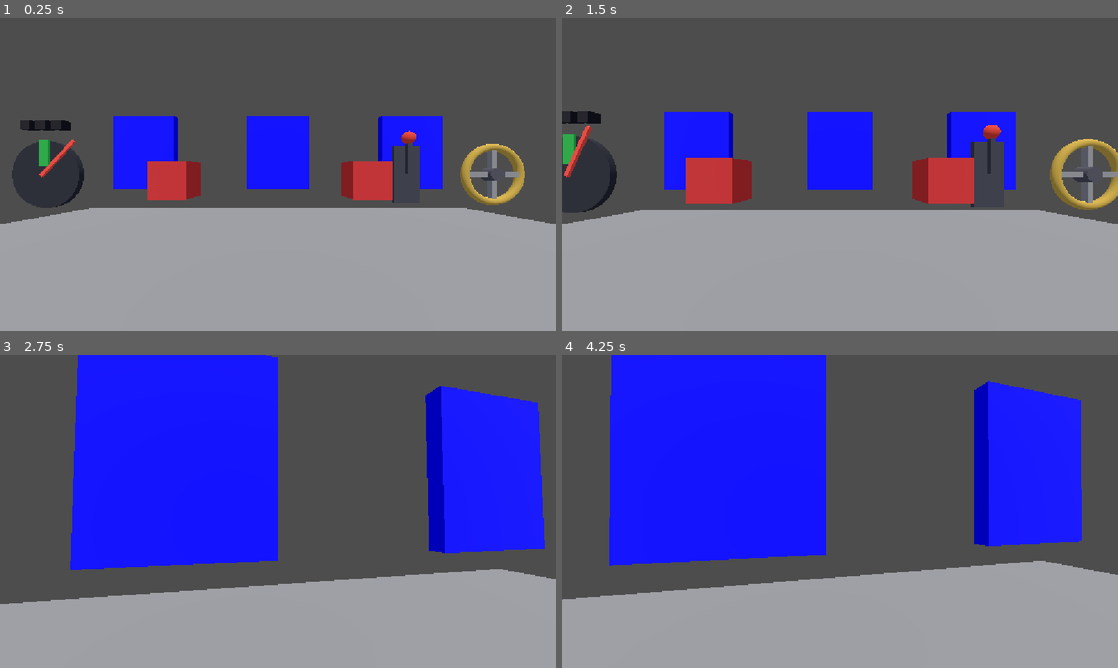
Above: before the commit, frames 1-4 (two rows, left to right).
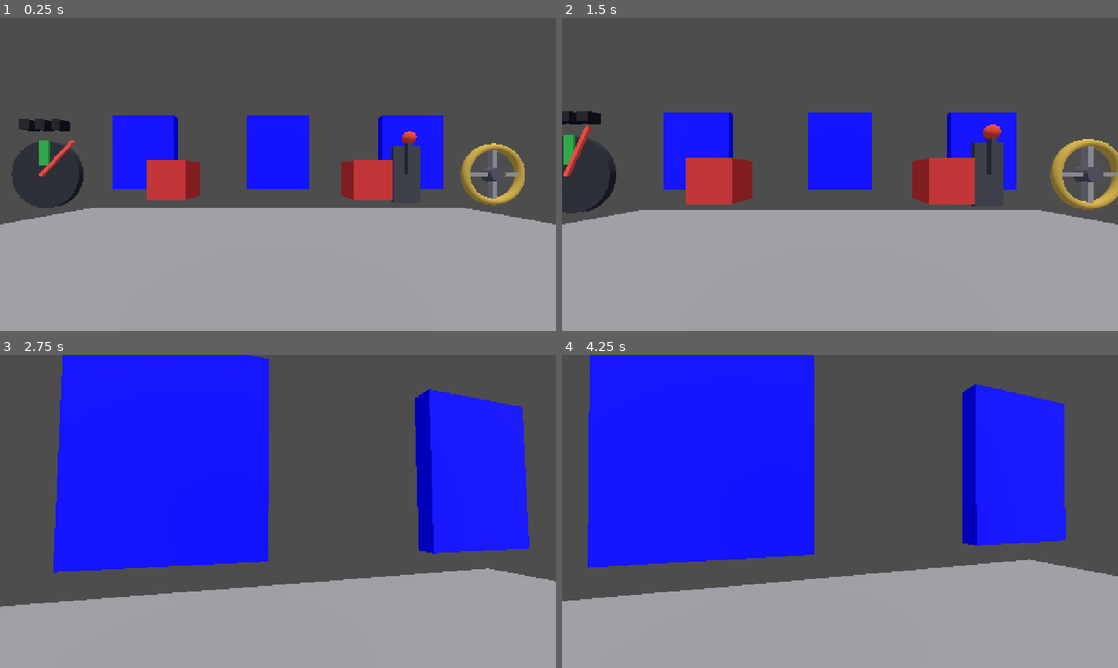
Above: after the commit, the same moments.

Repository: WasteIy/InovaJam
Game: Godot game, scene res://Game/demo.tscn
The game is run twice, just before and just after one commit, with the same random seed, the same clock (stepped at 60 frames per second) and the same inputs.
Inputs (mouse positions are in pixels of both pictures, inside the frame that each line leads up to):
- Up to frame 1 (0.25 s): no input
- Up to frame 2 (1.5 s): tap Enter at 0.5 s; move the mouse to (867, 174) at 0.52 s; hold E (interact) 0.53-1.28 s; hold W (move_forward) from 0.53 s (still down); move the mouse to (812, 174) at 1.27 s; tap R (rewind) at 1.35 s
- Up to frame 3 (2.75 s): keep holding W (move_forward); move the mouse to (289, 505) at 2.02 s; hold E (interact) from 2.03 s (still down)
- Up to frame 4 (4.25 s): keep holding W (move_forward); move the mouse to (834, 517) at 2.77 s; release E (interact) at 2.78 s; tap R (rewind) at 2.85 s; move the mouse to (878, 514) at 3.52 s; hold E (interact) from 3.53 s (still down); tap Escape (Esc, bound only after the commit) at 4.15 s

The runs differ from the first frame. In frame 1, 0.7% of the frame differs, in the area x 0-100%, y 31-66%; in frame 2, 0.7%; in frame 3, 7.3%; in frame 4, 8.3%, in the area x 0-100%, y 0-79%.

Commit message:
Faz o menu de opções

Diff:
--- /dev/null
+++ b/Game/Menu/MainMenu/MainMenu.tscn
@@ -0,0 +1,186 @@
+[gd_scene format=3 uid="uid://dpo7isu2b6qq6"]
+
+[ext_resource type="Script" uid="uid://fxtpj67btrlg" path="res://Game/Menu/OptionsMenu/options_menu.gd" id="1_ivl0h"]
+
+[sub_resource type="StyleBoxFlat" id="StyleBoxFlat_capps"]
+bg_color = Color(0.3, 0.3, 0.3, 1)
+corner_radius_top_left = 20
+corner_radius_top_right = 20
+corner_radius_bottom_right = 20
+corner_radius_bottom_left = 20
+
+[node name="CanvasLayer" type="CanvasLayer" unique_id=1489668487]
+
+[node name="PanelContainer" type="PanelContainer" parent="." unique_id=1220915211]
+anchors_preset = 15
+anchor_right = 1.0
+anchor_bottom = 1.0
+grow_horizontal = 2
+grow_vertical = 2
+
+[node name="MainMenu" type="Control" parent="PanelContainer" unique_id=1749053435]
+layout_mode = 2
+
+[node name="VBoxContainer" type="VBoxContainer" parent="PanelContainer/MainMenu" unique_id=566757963]
+custom_minimum_size = Vector2(500, 0)
+layout_mode = 1
+anchors_preset = 15
+anchor_right = 1.0
+anchor_bottom = 1.0
+offset_left = 326.0
+offset_right = -326.0
+size_flags_horizontal = 4
+theme_override_constants/separation = 113
+alignment = 1
+
+[node name="RichTextLabel" type="RichTextLabel" parent="PanelContainer/MainMenu/VBoxContainer" unique_id=1215207585]
+custom_minimum_size = Vector2(206.635, 0)
+layout_mode = 2
+theme_override_font_sizes/normal_font_size = 40
+bbcode_enabled = true
+text = "[center]Inova Jam - 2026"
+fit_content = true
+
+[node name="VBoxContainer" type="VBoxContainer" parent="PanelContainer/MainMenu/VBoxContainer" unique_id=757844667]
+custom_minimum_size = Vector2(300, 0)
+custom_maximum_size = Vector2(300, -1)
+layout_mode = 2
+size_flags_horizontal = 4
+alignment = 1
+
+[node name="StartGame_button" type="Button" parent="PanelContainer/MainMenu/VBoxContainer/VBoxContainer" unique_id=1808193108]
+layout_mode = 2
+text = "Start Game"
+
+[node name="Options_button" type="Button" parent="PanelContainer/MainMenu/VBoxContainer/VBoxContainer" unique_id=1950274854]
+layout_mode = 2
+text = "Options"
+
+[node name="Quit_button" type="Button" parent="PanelContainer/MainMenu/VBoxContainer/VBoxContainer" unique_id=50993707]
+layout_mode = 2
+text = "Quit"
+
+[node name="OptionsMenu" type="Control" parent="PanelContainer" unique_id=1445916753]
+layout_mode = 2
+script = ExtResource("1_ivl0h")
+
+[node name="MarginContainer" type="MarginContainer" parent="PanelContainer/OptionsMenu" unique_id=586157542]
+layout_mode = 1
+anchors_preset = 15
+anchor_right = 1.0
+anchor_bottom = 1.0
+grow_horizontal = 2
+grow_vertical = 2
+theme_override_constants/margin_left = 100
+theme_override_constants/margin_top = 20
+theme_override_constants/margin_right = 100
+theme_override_constants/margin_bottom = 20
+
+[node name="Panel" type="Panel" parent="PanelContainer/OptionsMenu/MarginContainer" unique_id=1588096321]
+layout_mode = 2
+theme_override_styles/panel = SubResource("StyleBoxFlat_capps")
+
+[node name="MarginContainer" type="MarginContainer" parent="PanelContainer/OptionsMenu/MarginContainer/Panel" unique_id=1914990427]
+layout_mode = 1
+anchors_preset = 15
+anchor_right = 1.0
+anchor_bottom = 1.0
+grow_horizontal = 2
+grow_vertical = 2
+theme_override_constants/margin_left = 20
+theme_override_constants/margin_top = 20
+theme_override_constants/margin_right = 20
+theme_override_constants/margin_bottom = 20
+
+[node name="VBoxContainer" type="VBoxContainer" parent="PanelContainer/OptionsMenu/MarginContainer/Panel/MarginContainer" unique_id=1401270146]
+layout_mode = 2
+
+[node name="MainVideoLabel" type="Label" parent="PanelContainer/OptionsMenu/MarginContainer/Panel/MarginContainer/VBoxContainer" unique_id=321276738]
+layout_mode = 2
+theme_override_font_sizes/font_size = 20
+text = "Vídeo"
+horizontal_alignment = 1
+
+[node name="ResolutionLabel" type="Label" parent="PanelContainer/OptionsMenu/MarginContainer/Panel/MarginContainer/VBoxContainer" unique_id=746906338]
+layout_mode = 2
+text = "Resolução"
+
+[node name="ResolutionButton" type="OptionButton" parent="PanelContainer/OptionsMenu/MarginContainer/Panel/MarginContainer/VBoxContainer" unique_id=485341203]
+layout_mode = 2
+selected = 0
+item_count = 1
+popup/item_0/id = 1
+
+[node name="FPSlabel" type="Label" parent="PanelContainer/OptionsMenu/MarginContainer/Panel/MarginContainer/VBoxContainer" unique_id=1278136056]
+layout_mode = 2
+text = "FPS"
+
+[node name="FPSbutton" type="OptionButton" parent="PanelContainer/OptionsMenu/MarginContainer/Panel/MarginContainer/VBoxContainer" unique_id=1616643135]
+layout_mode = 2
+selected = 0
+item_count = 1
+popup/item_0/id = 1
+
+[node name="MainAudioLabel" type="Label" parent="PanelContainer/OptionsMenu/MarginContainer/Panel/MarginContainer/VBoxContainer" unique_id=2083320914]
+layout_mode = 2
+theme_override_font_sizes/font_size = 20
+text = "
+Áudio"
+horizontal_alignment = 1
+
+[node name="MainVolumeLabel" type="Label" parent="PanelContainer/OptionsMenu/MarginContainer/Panel/MarginContainer/VBoxContainer" unique_id=900527666]
+layout_mode = 2
+text = "Volume Principal"
+
+[node name="MainVolumeBox" type="HBoxContainer" parent="PanelContainer/OptionsMenu/MarginContainer/Panel/MarginContainer/VBoxContainer" unique_id=630376356]
+layout_mode = 2
+
+[node name="MainVolumeSlider" type="HSlider" parent="PanelContainer/OptionsMenu/MarginContainer/Panel/MarginContainer/VBoxContainer/MainVolumeBox" unique_id=1522141992]
+layout_mode = 2
+size_flags_horizontal = 3
+value = 100.0
+
+[node name="MainVolumeValue" type="Label" parent="PanelContainer/OptionsMenu/MarginContainer/Panel/MarginContainer/VBoxContainer/MainVolumeBox" unique_id=1774719747]
+custom_minimum_size = Vector2(100, 0)
+layout_mode = 2
+text = "100 %"
+horizontal_alignment = 1
+vertical_alignment = 1
+
+[node name="MusicLabel" type="Label" parent="PanelContainer/OptionsMenu/MarginContainer/Panel/MarginContainer/VBoxContainer" unique_id=282750630]
+layout_mode = 2
+text = "Música"
+
+[node name="MusicVolumeBox" type="HBoxContainer" parent="PanelContainer/OptionsMenu/MarginContainer/Panel/MarginContainer/VBoxContainer" unique_id=630847997]
+layout_mode = 2
+
+[node name="MusicSlider" type="HSlider" parent="PanelContainer/OptionsMenu/MarginContainer/Panel/MarginContainer/VBoxContainer/MusicVolumeBox" unique_id=1825847520]
+layout_mode = 2
+size_flags_horizontal = 3
+value = 100.0
+
+[node name="MusicValue" type="Label" parent="PanelContainer/OptionsMenu/MarginContainer/Panel/MarginContainer/VBoxContainer/MusicVolumeBox" unique_id=2071703635]
+custom_minimum_size = Vector2(100, 0)
+layout_mode = 2
+text = "100 %"
+horizontal_alignment = 1
+vertical_alignment = 1
+
+[node name="SFXLabel" type="Label" parent="PanelContainer/OptionsMenu/MarginContainer/Panel/MarginContainer/VBoxContainer" unique_id=569292784]
+layout_mode = 2
+text = "SFX"
+
+[node name="SfxVolumeBox" type="HBoxContainer" parent="PanelContainer/OptionsMenu/MarginContainer/Panel/MarginContainer/VBoxContainer" unique_id=467589558]
+layout_mode = 2
+
+[node name="SFXSlider" type="HSlider" parent="PanelContainer/OptionsMenu/MarginContainer/Panel/MarginContainer/VBoxContainer/SfxVolumeBox" unique_id=2071219970]
+layout_mode = 2
+size_flags_horizontal = 3
+value = 100.0
+
+[node name="SFXValue" type="Label" parent="PanelContainer/OptionsMenu/MarginContainer/Panel/MarginContainer/VBoxContainer/SfxVolumeBox" unique_id=853577006]
+custom_minimum_size = Vector2(100, 0)
+layout_mode = 2
+text = "100 %"
+horizontal_alignment = 1
+vertical_alignment = 1
--- /dev/null
+++ b/Game/Menu/OptionsMenu/options_menu.gd
@@ -0,0 +1,54 @@
+extends Control
+
+@onready var resolution_button: OptionButton = $MarginContainer/Panel/MarginContainer/VBoxContainer/ResolutionButton
+var possible_resolutions : Dictionary[String, Vector2i] = {
+	"1280x720": Vector2i(1280, 720),
+	"1600x900": Vector2i(1600, 900),
+	"1920x1080": Vector2i(1920, 1080)
+}
+
+@onready var fps_button: OptionButton = $MarginContainer/Panel/MarginContainer/VBoxContainer/FPSbutton
+var possible_fps : Dictionary[String, int] = {
+	"Ilimitado": 0,
+	"120": 120,
+	"60": 60,
+	"30": 30
+}
+
+@onready var main_volume_slider: HSlider = $MarginContainer/Panel/MarginContainer/VBoxContainer/MainVolumeBox/MainVolumeSlider
+@onready var main_volume_value: Label = $MarginContainer/Panel/MarginContainer/VBoxContainer/MainVolumeBox/MainVolumeValue
+
+@onready var music_slider: HSlider = $MarginContainer/Panel/MarginContainer/VBoxContainer/MusicVolumeBox/MusicSlider
+@onready var music_value: Label = $MarginContainer/Panel/MarginContainer/VBoxContainer/MusicVolumeBox/MusicValue
+
+@onready var sfx_slider: HSlider = $MarginContainer/Panel/MarginContainer/VBoxContainer/SfxVolumeBox/SFXSlider
+@onready var sfx_value: Label = $MarginContainer/Panel/MarginContainer/VBoxContainer/SfxVolumeBox/SFXValue
+
+func _ready() -> void:
+	configure_resolution()
+	configure_fps()
+	resolution_button.item_selected.connect(_on_resolution_selected)
+	fps_button.item_selected.connect(_on_fps_selected)
+
+func configure_resolution() -> void:
+	resolution_button.clear()
+	for resolution in possible_resolutions.keys():
+		resolution_button.add_item(resolution)
+
+func configure_fps() -> void:
+	fps_button.clear()
+	for fps in possible_fps.keys():
+		fps_button.add_item(fps)
+
+func _on_resolution_selected(index: int) -> void:
+	var resolution_value_string : String = resolution_button.get_item_text(index)
+	var resolution_value = possible_resolutions.get(resolution_value_string, Vector2i(1920, 1080))
+	DisplayServer.window_set_size(resolution_value)
+
+func _on_fps_selected(index : int) -> void:
+	var fps_value_string : String = fps_button.get_item_text(index)
+	Engine.max_fps = possible_fps.get(fps_value_string, 0)
+
+func _unhandled_key_input(event: InputEvent) -> void:
+	if event.is_action_pressed("Esc"):
+		visible = !visible
--- a/project.godot
+++ b/project.godot
@@ -21,6 +21,8 @@
 
 [display]
 
+window/size/viewport_width=1280
+window/size/viewport_height=720
 window/stretch/mode="canvas_items"
 window/stretch/aspect="expand"
 
@@ -56,6 +58,11 @@
 "events": [Object(InputEventKey,"resource_local_to_scene":false,"resource_name":"","device":-1,"window_id":0,"alt_press …(192 unchanged characters)…
 ]
 }
+Esc={
+"deadzone": 0.2,
+"events": [Object(InputEventKey,"resource_local_to_scene":false,"resource_name":"","device":-1,"window_id":0,"alt_pressed":false,"shift_pressed":false,"ctrl_pressed":false,"meta_pressed":false,"pressed":false,"keycode":0,"physical_keycode":4194305,"key_label":0,"unicode":0,"location":0,"echo":false,"script":null)
+]
+}
 
 [physics]
 
Not shown, added: Game/Menu/OptionsMenu/options_menu.gd.uid
